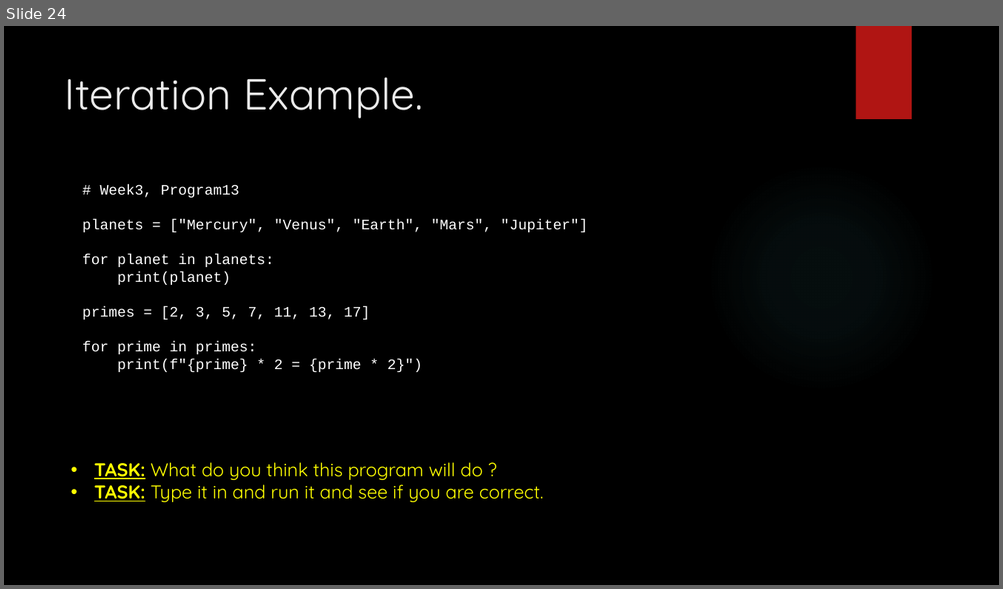
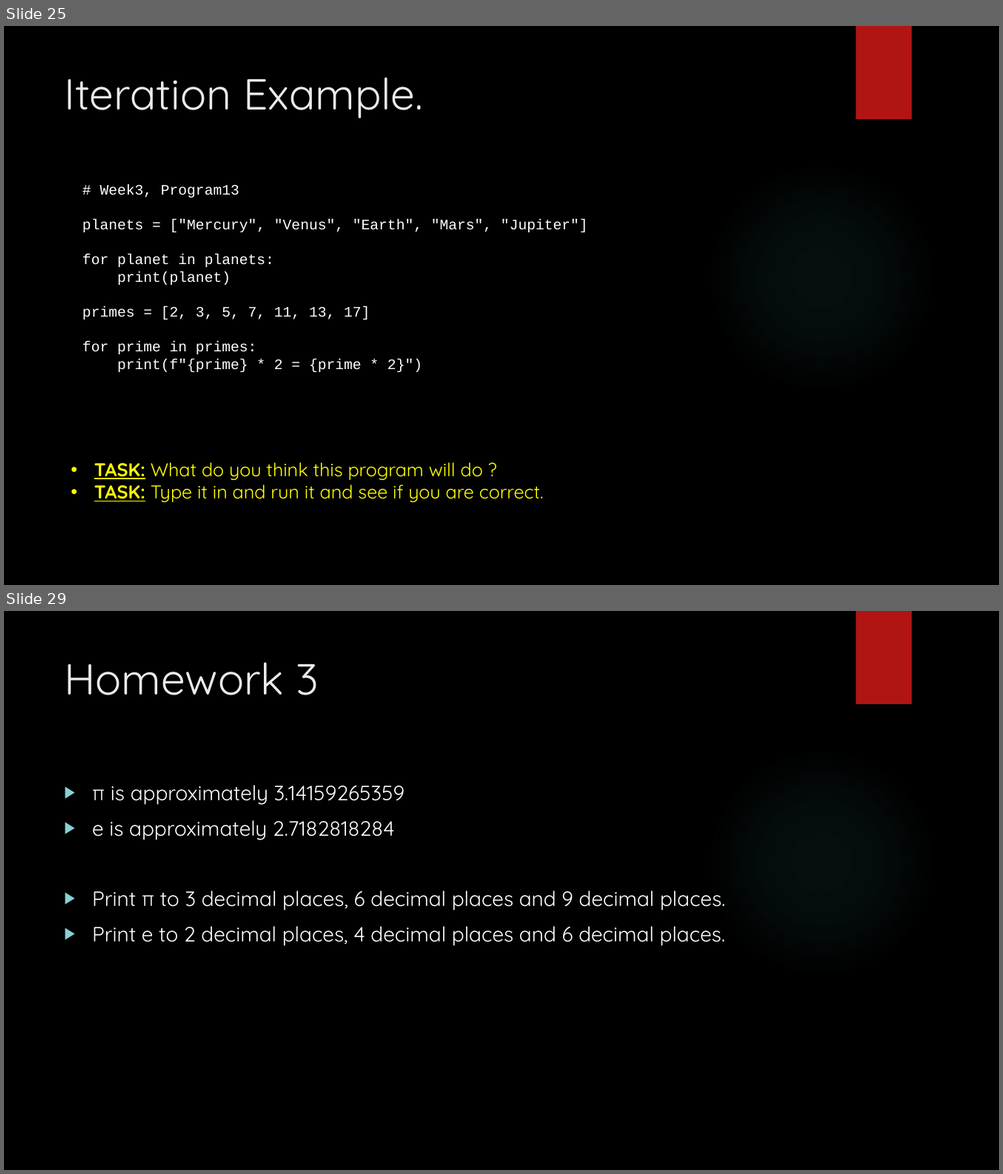
Before and after one commit to davidgroves/DGM_Tutorials, a slide deck: week3/week3.pptx. Shown one above the other, each under a label of ours: slide 24 before the commit, slides 25 and 29 after it; the slides between them are not shown. The pictures are 1003x589 and 1003x1174 pixels, drawn with LibreOffice and Linux fonts; fonts in the diff are those of the drawing; background and template pictures are left out. Boxes give left, top, right and bottom in pixels: in the first picture for what was removed or moved away, otherwise in the second. Text is boxed around its words. In the diff, an @@ line names an element or a change of style, - is before the commit and + after.

```diff
--- a/week3/week3.pptx
+++ b/week3/week3.pptx
@@ slide 29 added at <box>4,611,999,1170</box>, background picture (left out); not listed: 2 template elements that a slide beside it also shows @@
@@ title added at <box>64,662,318,695</box>, 42 pt, text #EBEBEB @@
+Homework 3
@@ text added at <box>92,785,725,946</box>, 20 pt, text #FFFFFF @@
+▶ π is approximately 3.14159265359
+▶ e is approximately 2.7182818284
+▶ Print π to 3 decimal places, 6 decimal places and 9 decimal places.
+▶ Print e to 2 decimal places, 4 decimal places and 6 decimal places.
@@ what was slide 24 is now slide 25 @@
```
Also in this commit, not shown: 3 slides changed, 10 other slides added, 11 other files.
